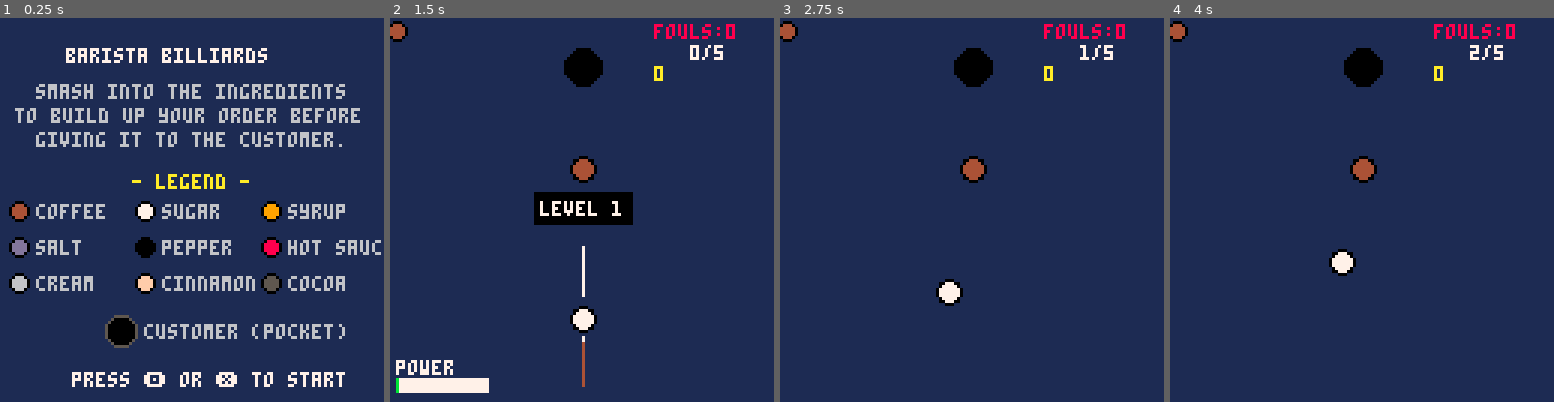
Above: before the commit, frames 1-4 (left to right).
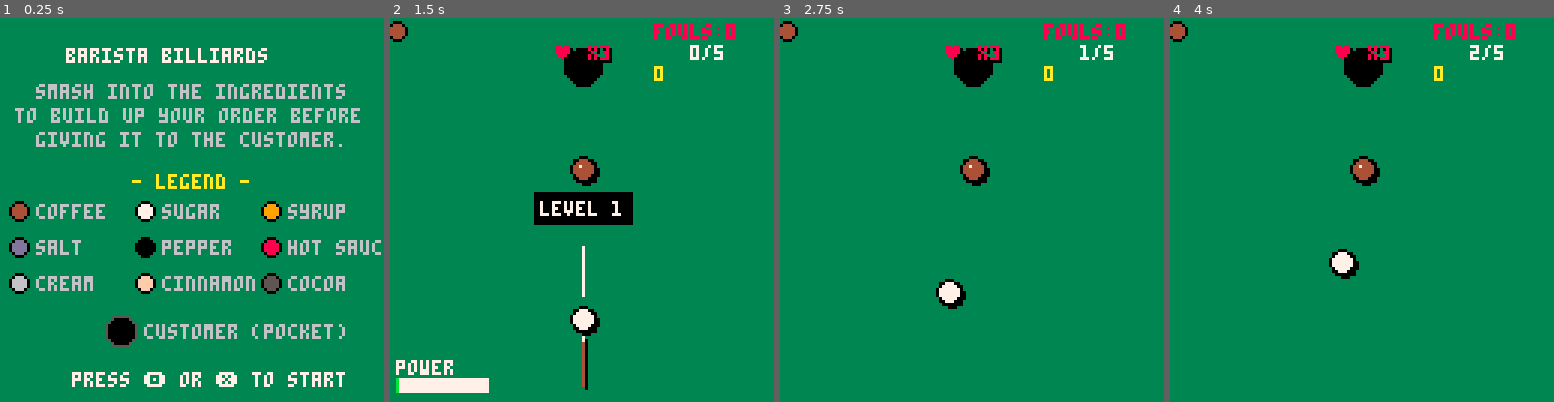
Above: after the commit, the same moments.

Repository: Loupax/coffee-pool
Game: PICO-8 cartridge barista.p8
The game is run twice, just before and just after one commit, with the same random seed, the same clock (stepped at 60 frames per second) and the same inputs.
Inputs:
- Up to frame 1 (0.25 s): no input
- Up to frame 2 (1.5 s): tap X (X key) at 0.33, 1.07 s; tap O (Z key) at 0.7 s
- Up to frame 3 (2.75 s): hold Right 1.6-2.1 s; tap O (Z key) at 1.7, 2.1, 2.5 s; tap X (X key) at 1.85 s; hold Right from 2.47 s (still down)
- Up to frame 4 (4 s): tap O (Z key) at 2.9, 3.3, 3.7 s; tap X (X key) at 2.97 s; release Right at 3.03 s; hold Left 3.08-3.58 s

The runs differ from the first frame. In frame 1, 87% of the frame differs, in the area x 0-100%, y 0-100%; in frame 2, 94%; in frame 3, 98%; in frame 4, 98%.

Commit message:
Improved graphics, added lives

Diff:
--- a/barista.p8
+++ b/barista.p8
@@ -31,6 +31,8 @@
 msg_t=0
 gameover=false
 lvl_complete=false
+lives=3
+retry_level=false
 floaters={}
 
 -- levels
@@ -79,6 +81,7 @@
  cue=nil
  gameover=false
  lvl_complete=false
+ retry_level=false
  floaters={}
  recipe={}
  for k,v in pairs(l.recipe) do
@@ -132,6 +135,7 @@
   if btnp(4) or btnp(5) then
    lvl_idx=1
    global_score=0
+   lives=3
    load_level(1)
   end
   return
@@ -147,10 +151,12 @@
 
  if msg_t>0 then msg_t-=1 end
 
- if gameover or lvl_complete then
+ if gameover or lvl_complete or retry_level then
   if btnp(4) or btnp(5) then
    if lvl_complete then
     lvl_idx+=1
+    load_level(lvl_idx)
+   elseif retry_level then
     load_level(lvl_idx)
    else
     state=-1
@@ -330,40 +336,46 @@
    end
   end
 
-  if cue_pocketed then
-   if fouls>0 then
+  if fouls>0 then
+   lives-=1
+   if lives<0 then
     gameover=true
-    show_msg("foul! bad mix!",999)
+    show_msg("foul! game over!",999)
+   else
+    retry_level=true
+    show_msg("foul! life lost!",999)
+   end
+   sfx(4)
+  elseif cue_pocketed then
+   local pass=true
+   for k,v in pairs(recipe) do
+    if (inv[k] or 0)<v then pass=false end
+   end
+   if pass then
+    mult=max(1,par-shots+1)
+    global_score+=1000*mult
+    lvl_complete=true
+    show_msg("level clear!",999)
+    sfx(5)
+   else
+    lives-=1
+    if lives<0 then
+     gameover=true
+     show_msg("bad mix! game over!",999)
+    else
+     retry_level=true
+     show_msg("bad mix! life lost!",999)
+    end
     sfx(4)
-   else
-    -- verify recipe complete
-    local pass=true
-    for k,v in pairs(recipe) do
-     if (inv[k] or 0)<v then
-      pass=false
-     end
-    end
-    if pass then
-     mult=max(1,par-shots+1)
-     global_score+=1000*mult
-     lvl_complete=true
-     show_msg("level clear!",999)
-     sfx(5)
-    else
-     gameover=true
-     show_msg("recipe incomplete!",999)
-     sfx(4)
-    end
    end
   else
-   -- cue stays where it stopped
    state=0
   end
  end
 end
 
 function _draw()
- cls(1)
+ cls(3)
 
  if state==-1 then
   print("barista billiards",22,10,7)
@@ -413,8 +425,10 @@
  for e in all(ents) do
   if e.alive and e.t!=10 then
    local c=ecol(e.t)
+   circfill(e.x+1,e.y+1,e.r,0)
    circfill(e.x,e.y,e.r,c)
    circ(e.x,e.y,e.r,0)
+   pset(e.x-1,e.y-1,7)
    -- flash on cooldown
    if e.cd>0 and e.cd%4<2 then
     circ(e.x,e.y,e.r,10)
@@ -439,6 +453,7 @@
   local cy=cue.y+ay*pd
   local ex=cue.x+ax*(pd+cl)
   local ey=cue.y+ay*(pd+cl)
+  line(cx+1,cy+1,ex+1,ey+1,0)
   line(cx,cy,ex,ey,4)
   line(cx,cy,cx+ax,cy+ay,7)
   -- power bar
@@ -464,6 +479,8 @@
   end
  end
  -- hud: stats (top right)
+ print("\x87 x"..lives,55,10,0)
+ print("\x87 x"..lives,54,9,8)
  print("fouls:"..fouls,88,2,8)
  print(shots.."/"..par,100,9,7)
  print(global_score,88,16,10)
@@ -481,6 +498,10 @@
   rectfill(20,50,108,78,0)
   print("game over!",40,55,8)
   print("\x8e/\x97 to restart",32,68,6)
+ elseif retry_level then
+  rectfill(20,50,108,78,0)
+  print("try again!",40,55,8)
+  print("\x8e/\x97 to retry",32,68,6)
  elseif lvl_complete then
   rectfill(20,46,108,82,0)
   print("level clear!",36,49,11)
Not shown, changed: .claude/agents/developer.md
Not shown, changed: .claude/agents/orchestrator.md
Not shown, changed: .claude/agents/qa.md
Not shown, changed: docs/index.js
